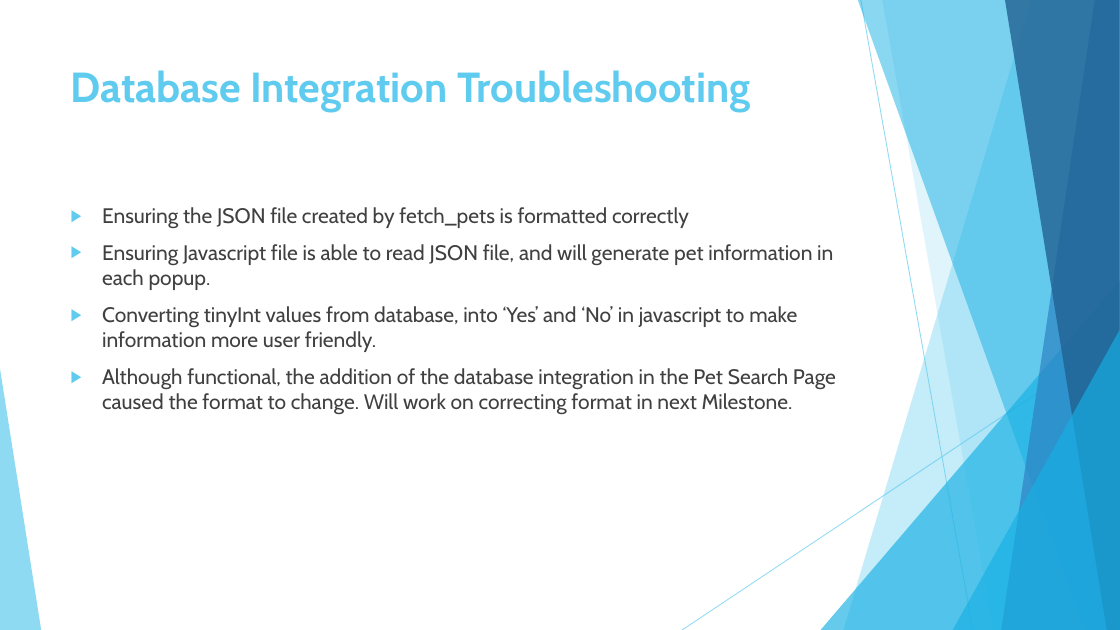
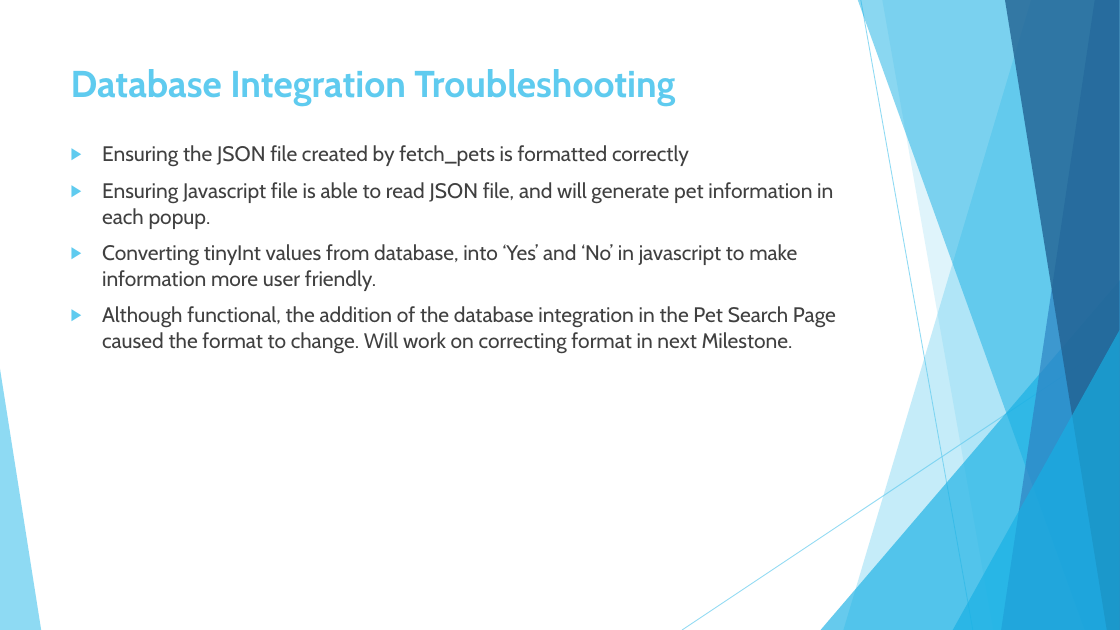
Before and after one commit to RobertDevaney/ParadisePetRescue, a slide deck: slide 8 of Rancor_Presenation_4.pptx (slide 5 before the commit). Drawn at 1120x630 pixels with LibreOffice and Linux fonts; fonts in the diff are those of the drawing. Boxes give left, top, right and bottom in pixels: in the first picture for what was removed or moved away, otherwise in the second. Text is boxed around its words. In the diff, an @@ line names an element or a change of style, - is before the commit and + after.

Commit message:
> Updated the PowerPoint slides > Added a new page - Pet Search page

```diff
--- a/Rancor_Presenation_4.pptx
+++ b/Rancor_Presenation_4.pptx
@@ title "Database Integration Troubleshooting" at bbox=[71, 69, 675, 105]: size 36 to 32 pt @@
@@ text "Ensuring the JSON file created ...": place and size @@
-text "Ensuring the JSON file created ..." at bbox=[102, 207, 836, 415]
+text "Ensuring the JSON file created ..." at bbox=[102, 145, 836, 354]
```
Also in this commit, not shown: 2 other slides changed, 5 slides added, 2 slides removed, 8 other files.
